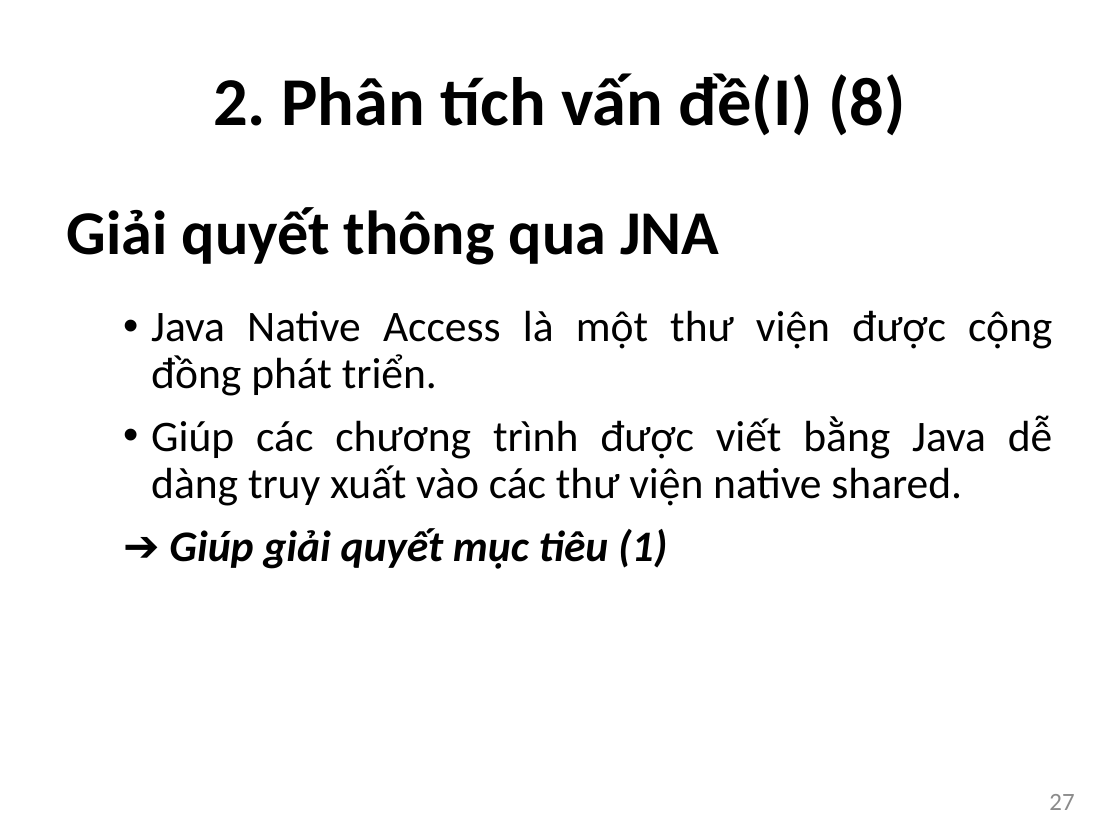
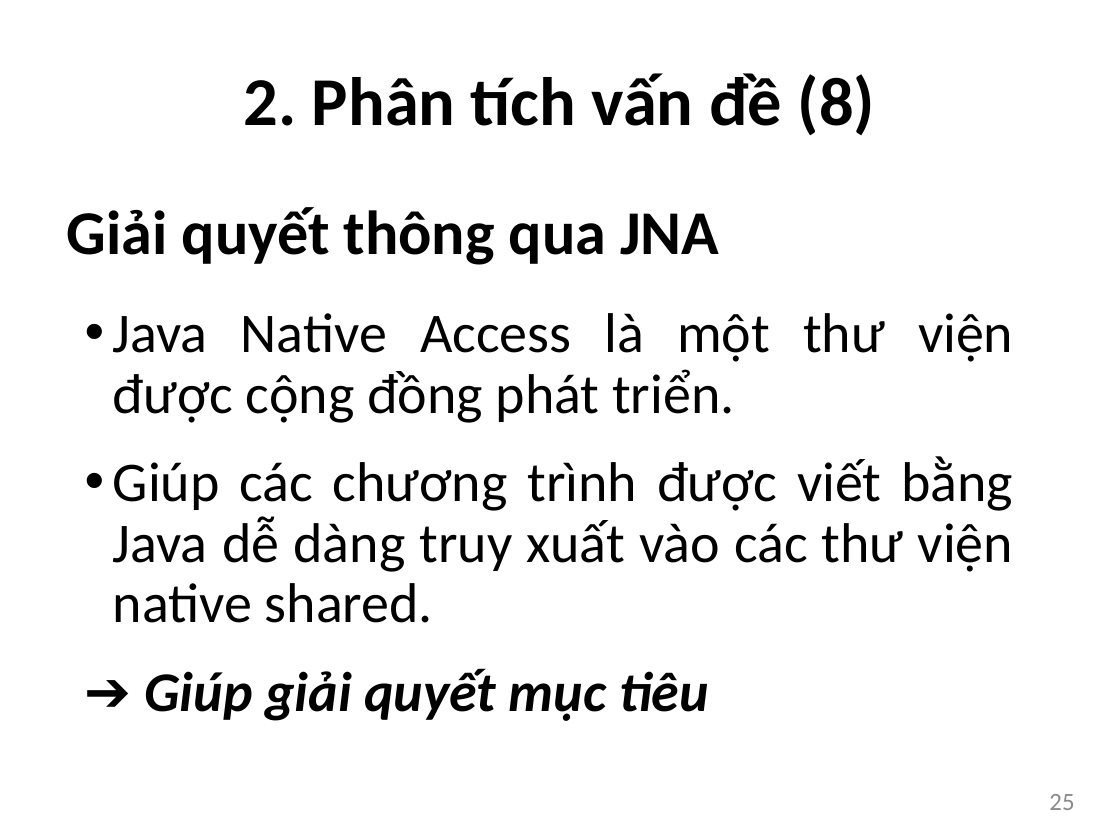
Before and after one commit to bntam/LVTN, a slide deck: slide 25 of Slide/Slide.pptx (slide 27 before the commit). Drawn at 1120x840 pixels with LibreOffice and Linux fonts; fonts in the diff are those of the drawing. Boxes give left, top, right and bottom in pixels: in the first picture for what was removed or moved away, otherwise in the second. Text is boxed around its words. In the diff, an @@ line names an element or a change of style, - is before the commit and + after.

```diff
--- a/Slide/Slide.pptx
+++ b/Slide/Slide.pptx
@@ text at (244, 73, 875, 135): text changed @@
-2. Phân tích vấn đề(I) (8)
+2. Phân tích vấn đề (8)
@@ text "Java Native Access là một ...": place and size @@
-text "Java Native Access là một ..." at (151, 310, 1053, 569)
+text "Java Native Access là một ..." at (113, 313, 1013, 721)
@@ text at (113, 313, 1013, 623): size 28 to 36 pt in "Java Native Access là một thư viện ...", "Giúp các chương trình được viết bằng ..."; more space between paragraphs @@
@@ text at (144, 668, 709, 721): text changed; size 28 to 36 pt @@
-➔ Giúp giải quyết mục tiêu (1)
+➔ Giúp giải quyết mục tiêu
@@ page number at (1049, 794, 1074, 810): text changed @@
-27
+25
```
Also in this commit, not shown: 53 other slides changed, 7 slides added, 34 slides removed.
